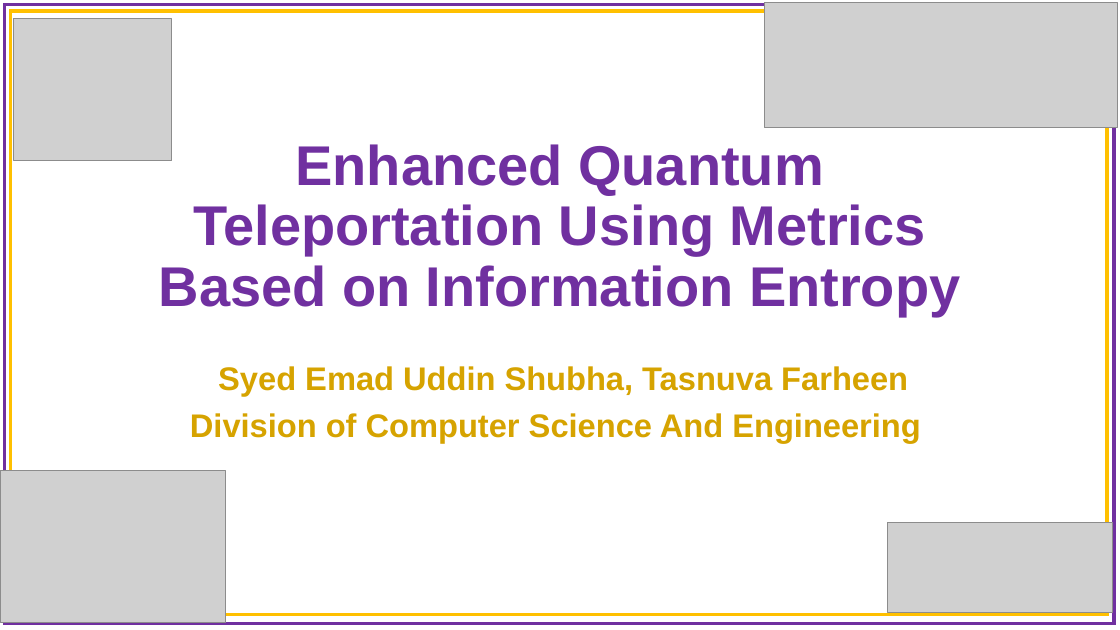
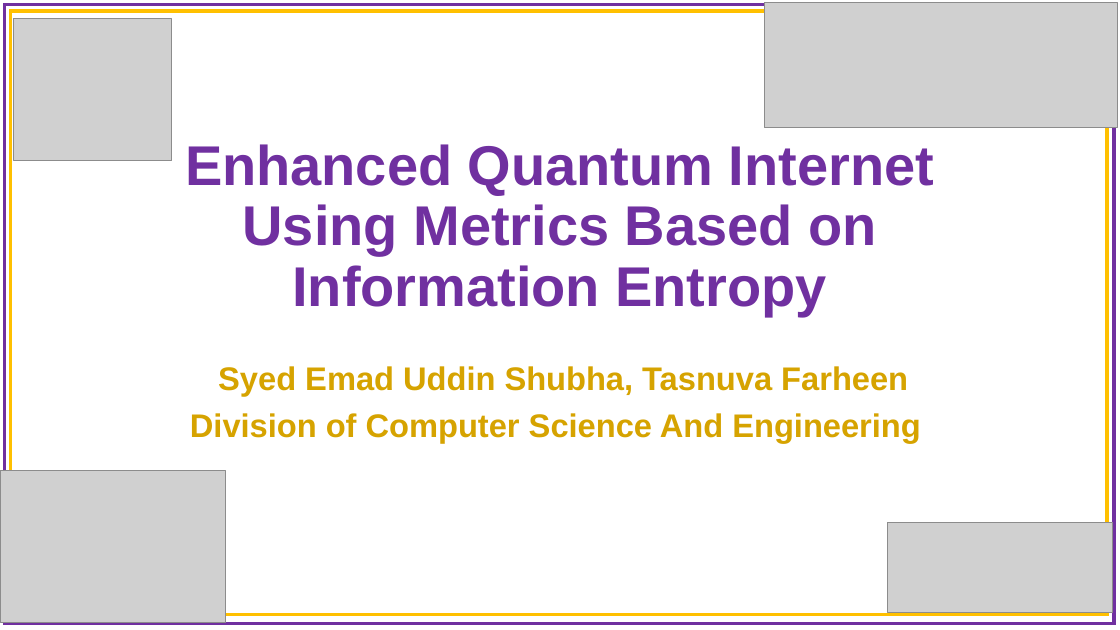
Before and after one commit to syedshubha/QNET25_Shubha, a slide deck: slide 1 of Fidelity_EntropyMatrics.pptx. Drawn at 1120x630 pixels with LibreOffice and Linux fonts; fonts in the diff are those of the drawing; grey boxes stand for pictures; background and template pictures are left out. Boxes give left, top, right and bottom in pixels: in the first picture for what was removed or moved away, otherwise in the second. Text is boxed around its words. In the diff, an @@ line names an element or a change of style, - is before the commit and + after.

```diff
--- a/Fidelity_EntropyMatrics.pptx
+++ b/Fidelity_EntropyMatrics.pptx
@@ title at (185,144,934,315): text changed @@
-Enhanced Quantum Teleportation Using Metrics Based on Information Entropy
+Enhanced Quantum Internet Using Metrics Based on Information Entropy
```
Also in this commit, not shown: 2 other slides changed, 2 slides added.
